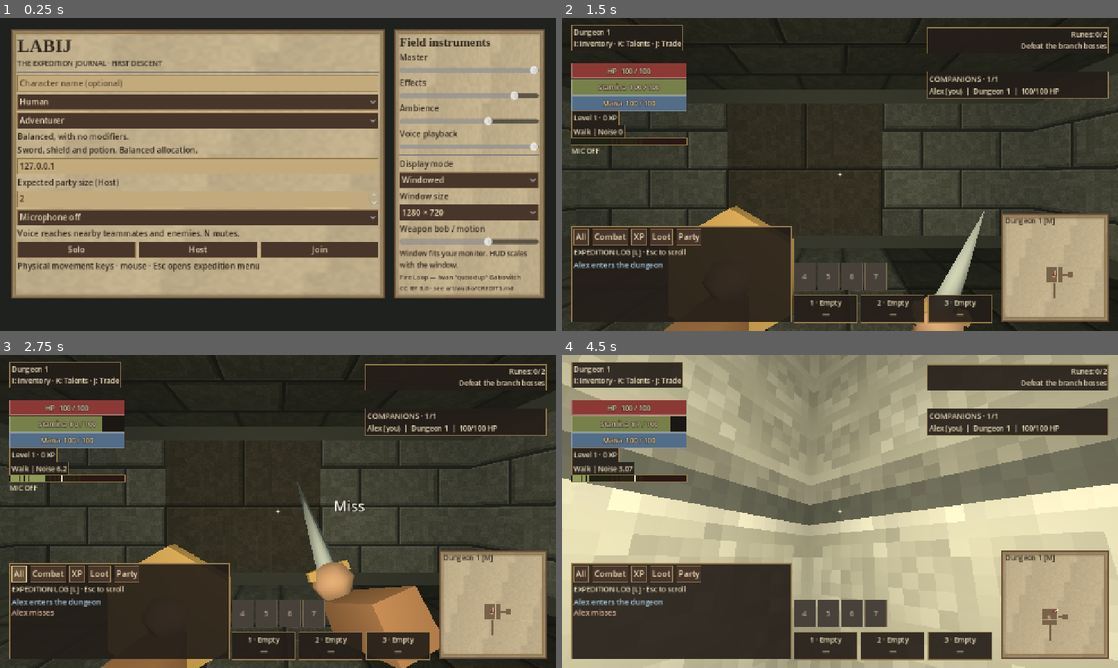
Above: before the commit, frames 1-4 (two rows, left to right).
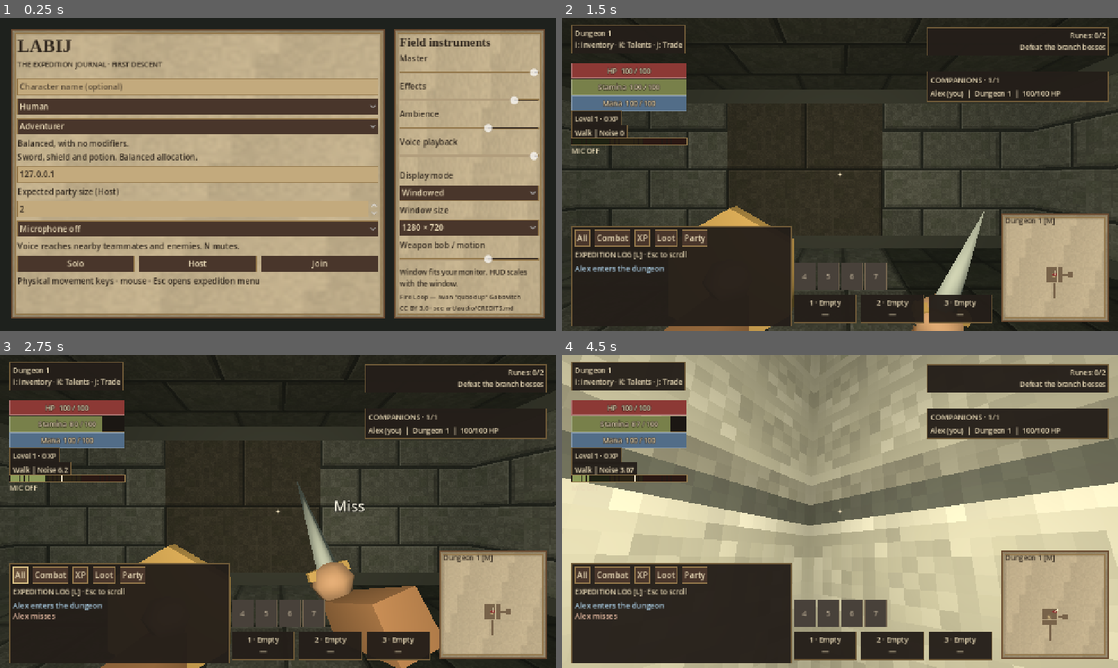
Above: after the commit, the same moments.

Repository: tdonnenfeld/LABIJ
Game: Godot game, scene res://game/main.tscn
Two runs of this game, one before a commit and one after it. Both use one fixed random seed, a clock stepped at 60 frames per second and the inputs below. Sound files missing from this copy of the repository are replaced by a short silence.
Inputs (mouse positions are in pixels of both pictures, inside the frame that each line leads up to):
- Up to frame 1 (0.25 s): no input
- Up to frame 2 (1.5 s): click (762, 83) at 0.52 s; type "Alex" at 0.6 s; click "Solo" at 1.25 s
- Up to frame 3 (2.75 s): click "All" at 2 s
- Up to frame 4 (4.5 s): tap Enter at 2.75 s; move the mouse to (867, 511) at 2.77 s; hold Shift 2.78-3.53 s; hold W from 2.78 s (still down); click (867, 511) at 2.92 s; move the mouse to (812, 511) at 3.52 s; tap 0 at 3.6 s; move the mouse to (851, 505) at 4.27 s; hold Alt from 4.28 s (still down)

The runs differ from the first frame. In frame 1, 35% of the frame differs, in the area x 2-98%, y 11-96%; in frame 2, 4.8%; in frame 3, 5.0%; in frame 4, 6.1%.

Commit message:
Unify palette, tabs, sliders, secondary text and primary actions

Diff:
--- a/game/ui/parchment.gd
+++ b/game/ui/parchment.gd
@@ -4,6 +4,9 @@
 const INK := Color("#30271e")
 const BRASS := Color("#94784b")
 const LEATHER := Color("#49362b")
+const MUTED := Color("#a99b83")
+const ACCENT := Color("#d5b675")
+const SURFACE := Color("#241e19f4")
 const LIGHT := Color("#e8d9b6")
 const HP := Color("#8c3935")
 const STAMINA := Color("#78804a")
@@ -50,7 +53,7 @@
 	return style
 
 static func hud_plate() -> StyleBoxFlat:
-	return frame(Color("#241e19e8"), BRASS, 4.0)
+	return frame(SURFACE, BRASS.darkened(0.25), 6.0)
 
 static func resource_fill(color: Color) -> StyleBoxFlat:
 	var style := frame(color, color.lightened(0.28), 0.0)
@@ -115,8 +118,21 @@
 	result.set_color("default_color", "RichTextLabel", ink)
 	result.set_color("font_color", "TooltipLabel", LIGHT)
 	result.set_color("font_color", "ProgressBar", LIGHT)
-	result.set_constant("separation", "VBoxContainer", 4)
-	result.set_constant("separation", "HBoxContainer", 6)
+	result.set_constant("separation", "VBoxContainer", 6)
+	result.set_constant("separation", "HBoxContainer", 8)
+	result.set_stylebox("panel", "TabContainer", frame(Color("#c4ab80") if light else SURFACE, BRASS, 8.0))
+	for state in ["tab_selected", "tab_hovered", "tab_unselected", "tab_disabled"]:
+		var tab_color := LEATHER if state != "tab_selected" else Color("#766040")
+		result.set_stylebox(state, "TabContainer", frame(tab_color, BRASS, 7.0))
+		result.set_stylebox(state, "TabBar", frame(tab_color, BRASS, 7.0))
+	for type in ["TabContainer", "TabBar"]:
+		for key in ["font_selected_color", "font_hovered_color", "font_unselected_color"]:
+			result.set_color(key, type, LIGHT)
+		result.set_color("font_disabled_color", type, MUTED)
+	result.set_stylebox("slider", "HSlider", frame(Color("#382d24"), BRASS, 2.0))
+	result.set_stylebox("grabber_area", "HSlider", resource_fill(BRASS))
+	result.set_stylebox("grabber_area_highlight", "HSlider", resource_fill(ACCENT))
+	result.set_stylebox("separator", "HSeparator", frame(Color("#94784b70"), Color.TRANSPARENT, 0.0))
 	if light:
 		menu_theme = result
 	else:
@@ -129,3 +145,19 @@
 	font.font_weight = 700
 	label.add_theme_font_override("font", font)
 	label.add_theme_font_size_override("font_size", font_size)
+
+static func secondary(label: Label, light: bool = true) -> void:
+	label.add_theme_font_size_override("font_size", 12)
+	label.add_theme_color_override("font_color", Color("#66503a") if light else MUTED)
+	label.autowrap_mode = TextServer.AUTOWRAP_WORD_SMART
+
+static func primary(button: Button) -> void:
+	button.add_theme_stylebox_override("normal", frame(Color("#6a5135"), ACCENT, 6.0))
+	button.add_theme_stylebox_override("hover", frame(Color("#826442"), LIGHT, 6.0))
+
+static func section(parent: Control, caption: String) -> Label:
+	var label := Label.new()
+	label.text = caption
+	heading(label, 16)
+	parent.add_child(label)
+	return label
